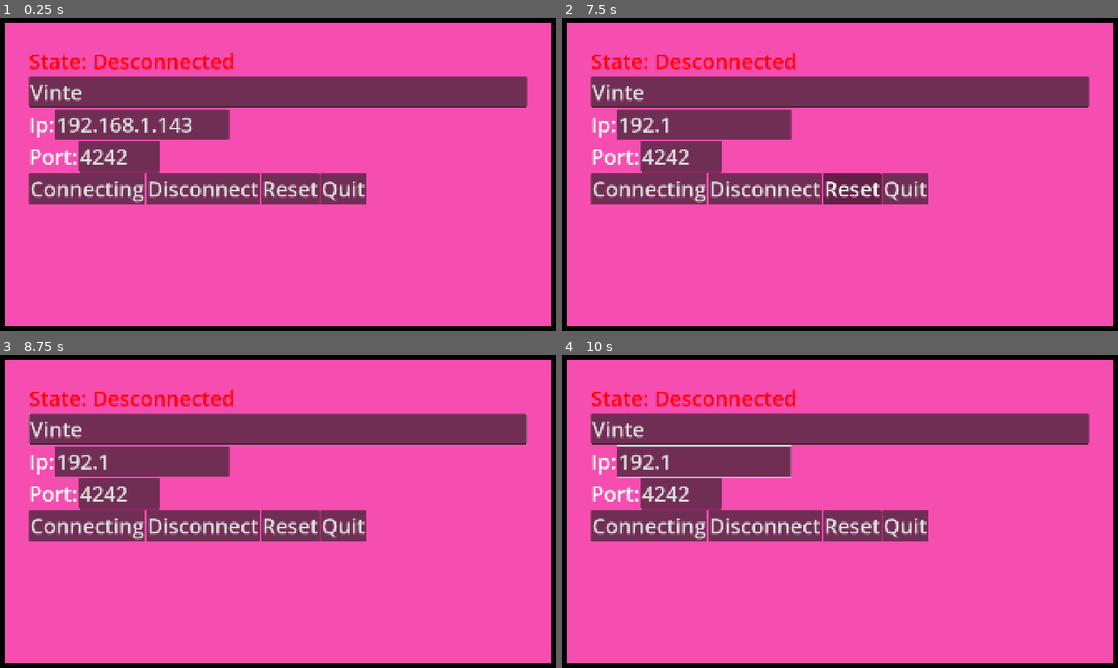
Above: before the commit, frames 1-4 (two rows, left to right).
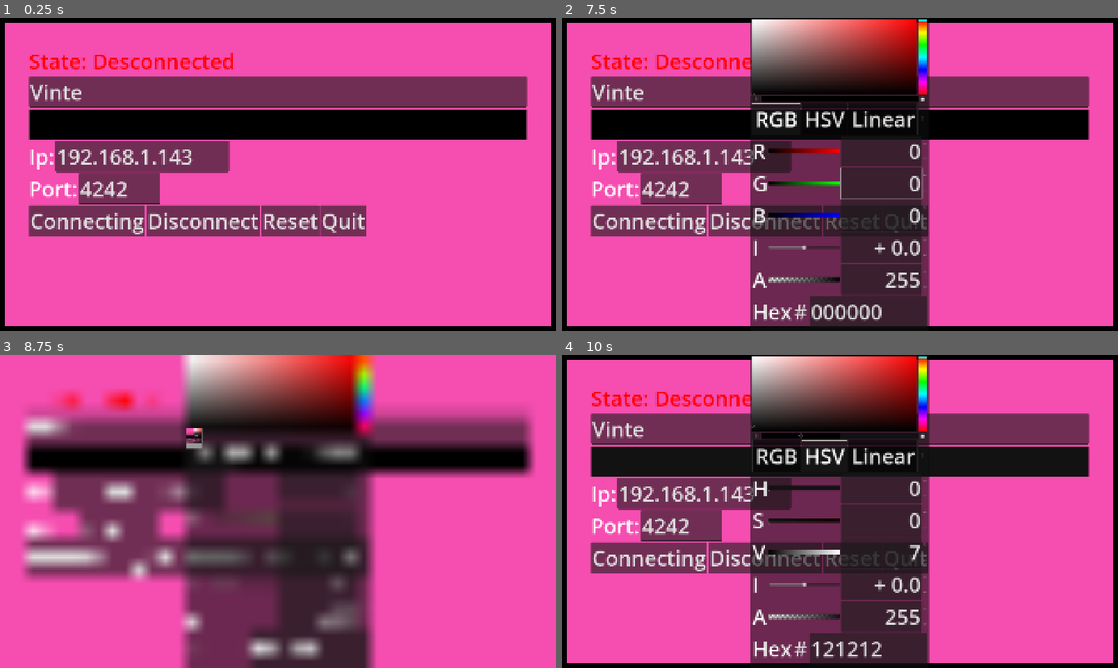
Above: after the commit, the same moments.

Repository: StoriTella/drunkenflyersclient
Game: Godot game, scene res://scenes/client.tscn
The game is run twice, just before and just after one commit, with the same random seed, the same clock (stepped at 60 frames per second) and the same inputs. Sound files missing from this copy of the repository are replaced by a short silence.
Inputs (mouse positions are in pixels of both pictures, inside the frame that each line leads up to):
- Up to frame 1 (0.25 s): no input
- Up to frame 2 (7.5 s): click "Connecting" at 0.5 s; click "Disconnect" at 1.25 s; click "Reset" at 2 s; move the mouse to (962, 158) at 2.77 s; click (962, 158) at 2.92 s; drag from (728, 190) to (812, 237) at 3.52 s; move the mouse to (895, 105) at 4.27 s; click (895, 105) at 4.42 s; tap Enter at 5, 6.5 s; drag from (812, 237) to (673, 127) at 5.02 s; tap Space at 5.75, 7.25 s; move the mouse to (1006, 221) at 5.77 s; click (1006, 221) at 5.92 s; drag from (673, 127) to (756, 96) at 6.52 s; move the mouse to (867, 174) at 7.27 s; click (867, 174) at 7.42 s
- Up to frame 3 (8.75 s): click (194, 436) at 8.02 s
- Up to frame 4 (10 s): click (778, 455) at 8.75 s, where only the run after the commit has a clickable "RGB"; click (823, 455) at 9.5 s, where only the run after the commit has a clickable "HSV"

The runs differ from the first frame. In frame 1, 22% of the frame differs, in the area x 5-95%, y 29-70%; in frame 2, 42%; in frame 3, 55%, in the area x 0-100%, y 0-100%; in frame 4, 43%.

Commit message:
add color option

Diff:
--- a/scenes/client.tscn
+++ b/scenes/client.tscn
@@ -27,6 +27,9 @@
 font_size = 72
 
 [sub_resource type="Theme" id="Theme_g6rob"]
+default_font_size = 72
+
+[sub_resource type="Theme" id="Theme_1t5vp"]
 default_font_size = 72
 
 [sub_resource type="LabelSettings" id="LabelSettings_nt2lr"]
@@ -81,6 +84,11 @@
 theme = SubResource("Theme_g6rob")
 text = "Vinte"
 
+[node name="ColorPickerButton" type="ColorPickerButton" parent="PanelContainer/VBoxContainer" unique_id=995287330]
+layout_mode = 2
+theme = SubResource("Theme_1t5vp")
+text = "Color"
+
 [node name="HBoxContainerIP" type="HBoxContainer" parent="PanelContainer/VBoxContainer" unique_id=554722213]
 layout_mode = 2
 
--- a/scenes/game.tscn
+++ b/scenes/game.tscn
@@ -104,20 +104,27 @@
 text = "Speed"
 
 [node name="SpeedTimer" type="Timer" parent="PanelContainer/HBoxContainer/VBoxContainerPowerUps/SpeedButton" unique_id=2042941132]
+wait_time = 5.0
 autostart = true
 
 [node name="DashButton" type="Button" parent="PanelContainer/HBoxContainer/VBoxContainerPowerUps" unique_id=1001308087]
 layout_mode = 2
 theme = ExtResource("2_yqjtg")
+disabled = true
 text = "Dash"
 
 [node name="DashTimer" type="Timer" parent="PanelContainer/HBoxContainer/VBoxContainerPowerUps/DashButton" unique_id=1710225754]
+wait_time = 2.0
 autostart = true
 
 [node name="SpikeButton" type="Button" parent="PanelContainer/HBoxContainer/VBoxContainerPowerUps" unique_id=82594297]
 layout_mode = 2
 theme = ExtResource("2_yqjtg")
+disabled = true
 text = "Spike"
+
+[node name="SpikeTimer" type="Timer" parent="PanelContainer/HBoxContainer/VBoxContainerPowerUps/SpikeButton" unique_id=915678862]
+autostart = true
 
 [node name="VBoxContainer" type="VBoxContainer" parent="PanelContainer/HBoxContainer" unique_id=1163923241]
 layout_mode = 2
@@ -146,4 +153,5 @@
 [connection signal="pressed" from="PanelContainer/HBoxContainer/VBoxContainerPowerUps/DashButton" to="." method="_on_dash_button_pressed"]
 [connection signal="timeout" from="PanelContainer/HBoxContainer/VBoxContainerPowerUps/DashButton/DashTimer" to="." method="_on_dash_timer_timeout"]
 [connection signal="pressed" from="PanelContainer/HBoxContainer/VBoxContainerPowerUps/SpikeButton" to="." method="_on_spike_button_pressed"]
+[connection signal="timeout" from="PanelContainer/HBoxContainer/VBoxContainerPowerUps/SpikeButton/SpikeTimer" to="." method="_on_spike_timer_timeout"]
 [connection signal="pressed" from="PanelContainer/HBoxContainer/Disconnect" to="." method="_on_disconnect_pressed"]
--- a/scripts/client/client.gd
+++ b/scripts/client/client.gd
@@ -10,6 +10,7 @@
 @onready var status_label = $PanelContainer/VBoxContainer/StatusLabel
 @onready var name_label = $PanelContainer/VBoxContainer/Name
 @onready var exit_button = $PanelContainer/VBoxContainer/HBoxContainer/ExitButton
+@onready var color_picker_button = $PanelContainer/VBoxContainer/ColorPickerButton
 
 func _ready():
 	load_saved_config()
@@ -34,6 +35,7 @@
 
 func _on_connect_button_pressed():
 	Global.set_player_name_client(name_label.text)
+	Global.set_player_color_client(color_picker_button.color)
 	var ip = ip_line_edit.text.strip_edges()
 	var port = int(port_line_edit.text.strip_edges())
 
--- a/scripts/client/game.gd
+++ b/scripts/client/game.gd
@@ -46,6 +46,9 @@
 func _on_dash_timer_timeout() -> void:
 	dash_button.disabled = false
 
+func _on_spike_timer_timeout() -> void:
+	spike_button.disabled = false
+
 func set_left_enabled_button(enabled: bool):
 	left_button.disabled = enabled
 
--- a/scripts/client/global.gd
+++ b/scripts/client/global.gd
@@ -5,6 +5,7 @@
 var connected = false
 var peer = ENetMultiplayerPeer.new()
 var player_name: String = "John Doe"
+var player_color: Color = Color.GREEN
 var is_in_minigame: bool = false
 
 var left_enabled: bool = true
@@ -55,6 +56,7 @@
 	set_player_name_client(player_name)
 	rpc("ping")
 	rpc("set_player_name", player_name)
+	rpc("set_player_color", player_color)
 
 func _on_connection_failed():
 	connected = false
@@ -78,6 +80,9 @@
 
 func set_player_name_client(new_player_name: String):
 	player_name = new_player_name
+
+func set_player_color_client(new_player_color: Color):
+	player_color = new_player_color
 
 func _on_reset_button_pressed():
 	if connected:
@@ -127,6 +132,10 @@
 
 @rpc("any_peer","call_remote", "reliable")
 func set_player_name(player_name: String):
+	pass
+
+@rpc("any_peer","call_remote", "reliable")
+func set_player_color(player_color: Color):
 	pass
 
 @rpc("any_peer","call_remote", "reliable")
